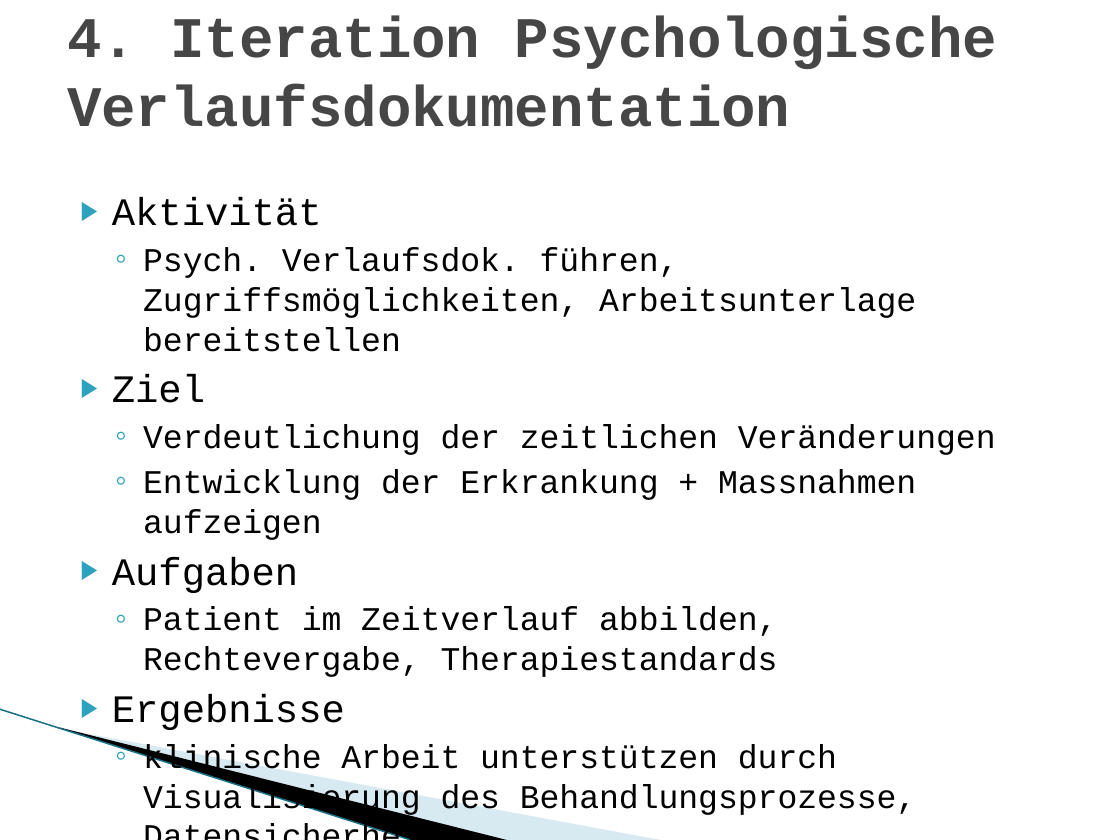
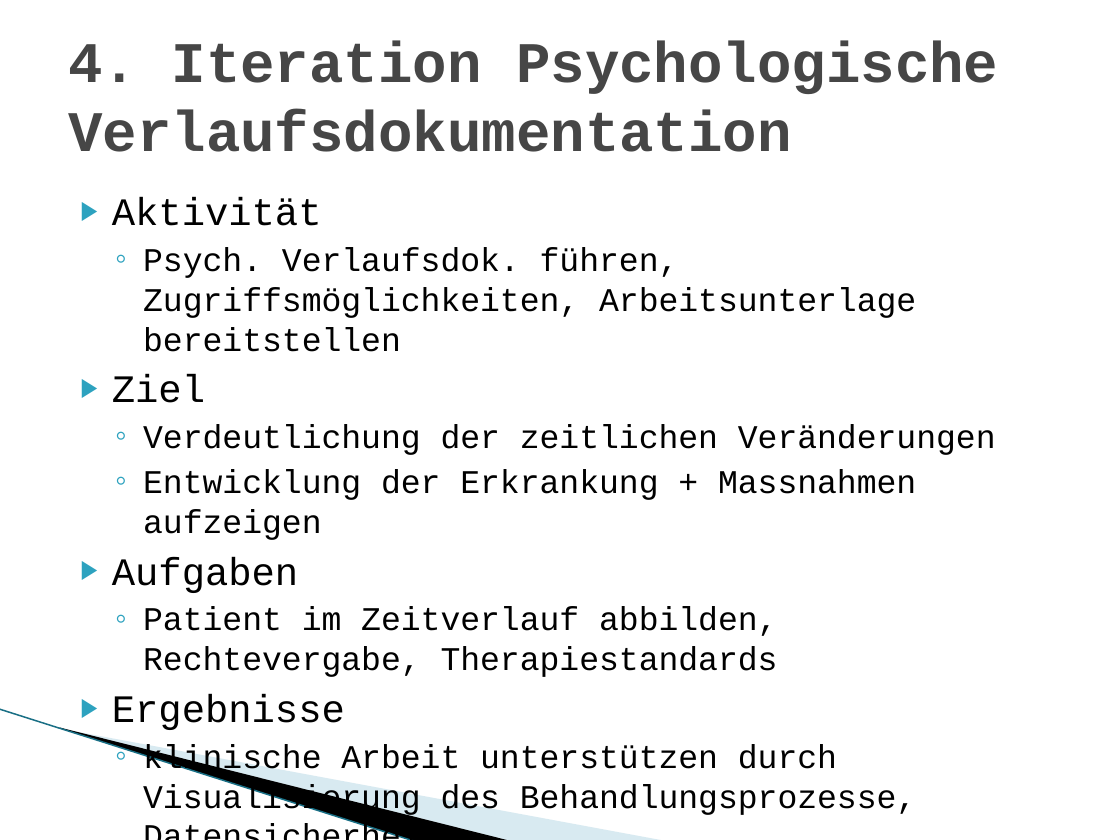
Before and after one commit to MarwinPhilips/ch.bfh.btx8081.w2015.schwarz, a slide deck: slide 14 of Documents/Task 1/Task 1 Introduction to the MHC-PMS, First.pptx. Drawn at 1120x840 pixels with LibreOffice and Linux fonts; fonts in the diff are those of the drawing; background and template pictures are left out. Boxes give left, top, right and bottom in pixels: in the first picture for what was removed or moved away, otherwise in the second. Text is boxed around its words. In the diff, an @@ line names an element or a change of style, - is before the commit and + after.

Commit message:
Formatierungsanpassung

```diff
--- a/Documents/Task 1/Task 1 Introduction to the MHC-PMS, First.pptx
+++ b/Documents/Task 1/Task 1 Introduction to the MHC-PMS, First.pptx
@@ title "4. Iteration Psychologische Verlaufsdokumentation": place and size @@
-title "4. Iteration Psychologische Verlaufsdokumentation" at box(67, 16, 997, 127)
+title "4. Iteration Psychologische Verlaufsdokumentation" at box(68, 41, 998, 152)
```
